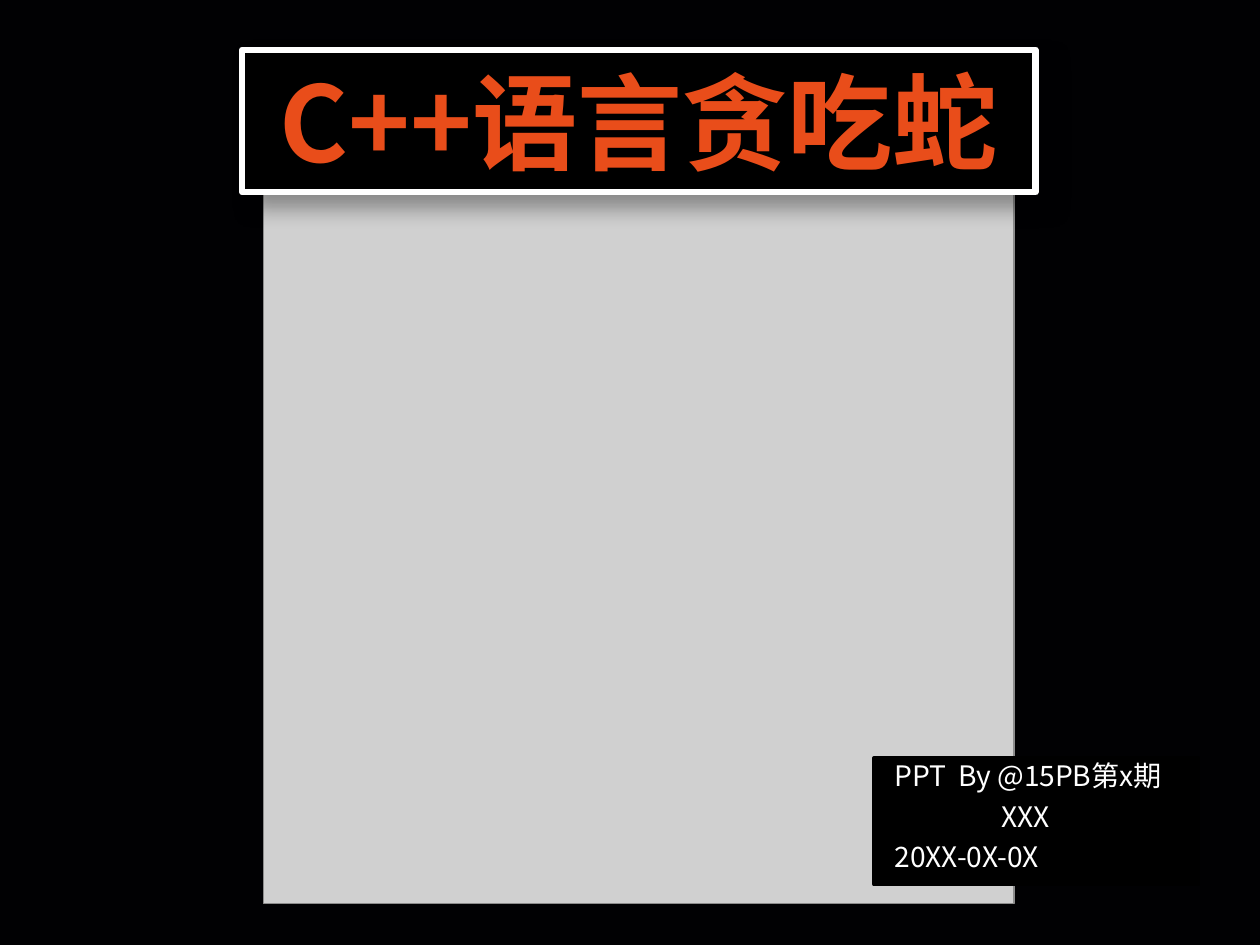
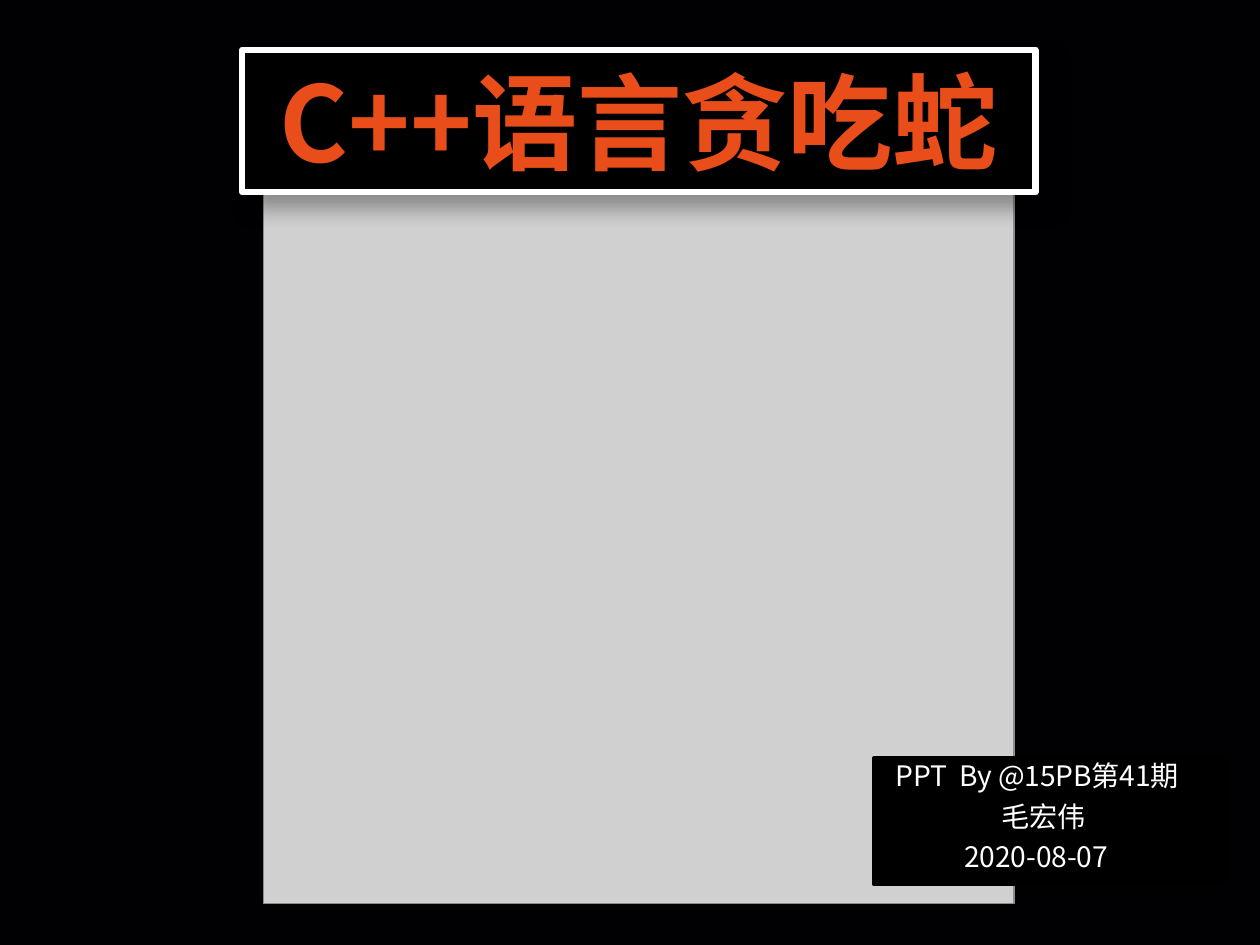
Before and after one commit to CO0kie-SH/15PB-Snake, a slide deck: slide 1 of 5.贪吃蛇PPT示例.pptx. Drawn at 1260x945 pixels with LibreOffice and Linux fonts; fonts in the diff are those of the drawing; grey boxes stand for pictures. Boxes give left, top, right and bottom in pixels: in the first picture for what was removed or moved away, otherwise in the second. Text is boxed around its words. In the diff, an @@ line names an element or a change of style, - is before the commit and + after.

```diff
--- a/5.贪吃蛇PPT示例.pptx
+++ b/5.贪吃蛇PPT示例.pptx
@@ rectangle: place and size @@
-rectangle at (874, 758, 1198, 883)
+rectangle at (874, 758, 1225, 883)
@@ text at (895, 762, 1179, 868): text changed; text colour #CCE8CF to #FFFFFF @@
-PPT By @15PB第x期
-XXX
-20XX-0X-0X
+PPT By @15PB第41期
+毛宏伟
+2020-08-07
```
Also in this commit, not shown: 11 other slides changed, 5 other files.
